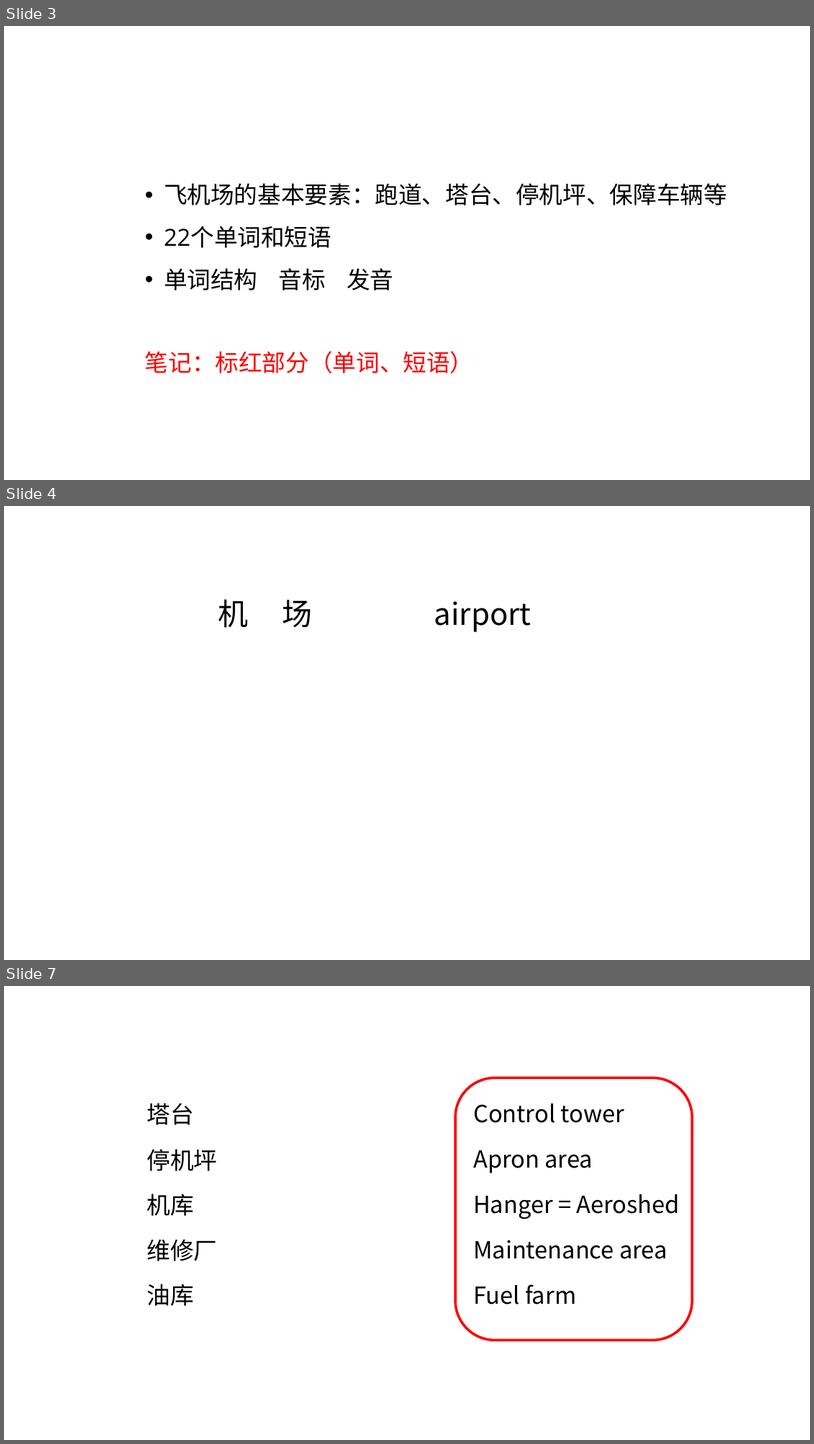
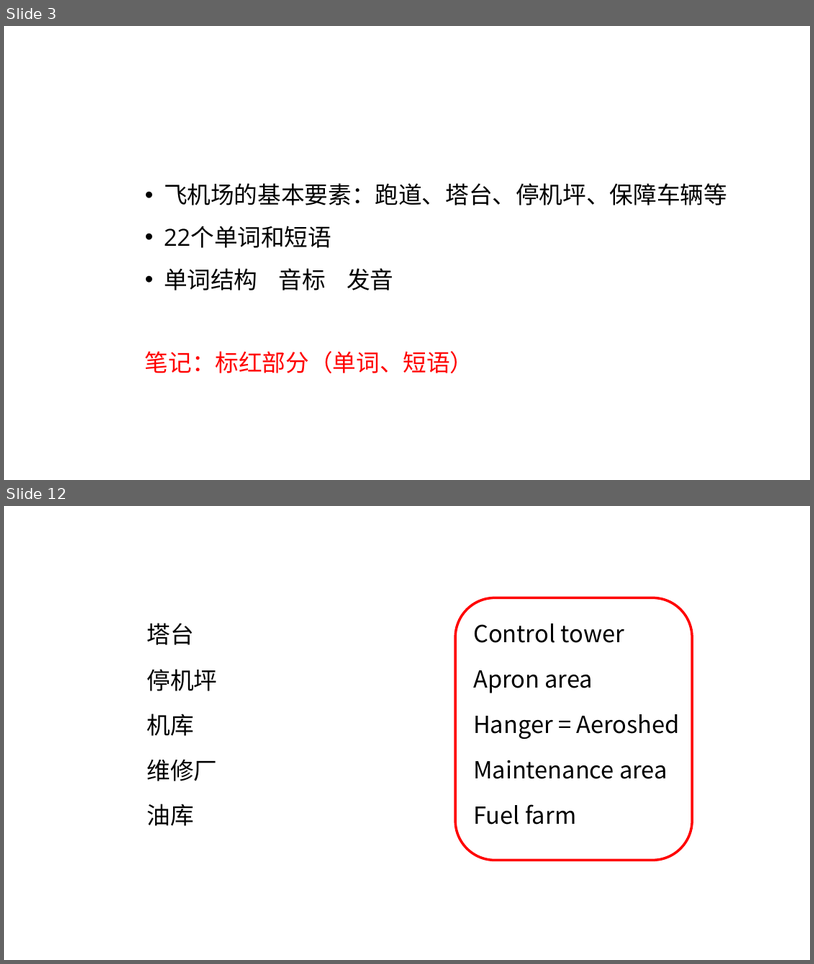
Before and after one commit to dlovegrace/english-teaching, a slide deck: airport sign.pptx. Shown one above the other, each under a label of ours: slides 3, 4 and 7 before the commit, slides 3 and 12 after it; the slides between them are not shown. The pictures are 814x1444 and 814x964 pixels, drawn with LibreOffice and Linux fonts; fonts in the diff are those of the drawing. Boxes give left, top, right and bottom in pixels: in the first picture for what was removed or moved away, otherwise in the second. Text is boxed around its words. In the diff, an @@ line names an element or a change of style, - is before the commit and + after.

```diff
--- a/airport sign.pptx
+++ b/airport sign.pptx
@@ slide 4 removed at [4,506,810,960], background #FFFFFF @@
@@ text removed at [218,599,532,632] @@
-机 场 airport
@@ what was slide 7 is now slide 12 @@
```
Also in this commit, not shown: 4 slides changed, 6 slides added, 1 other file.
